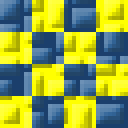
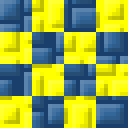
Before/after of a 128x128 layered artwork. What changed in the layer stack:
pixels changed over (x1=0, y1=0, x2=128, y2=128) (layer not identified)
